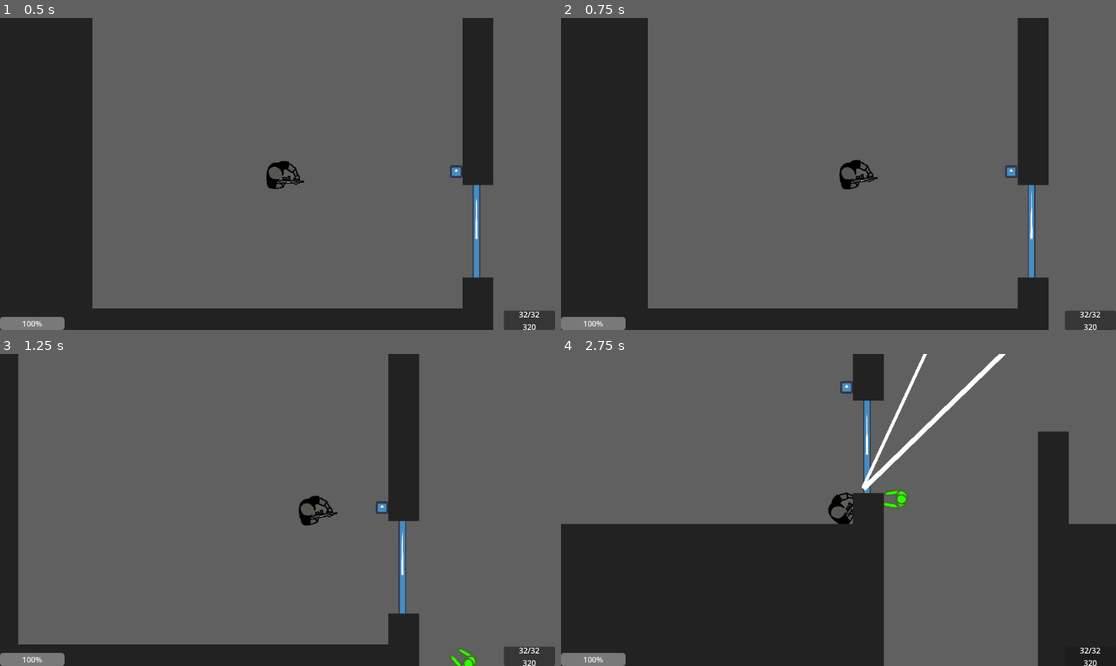
Above: before the commit, frames 1-4 (two rows, left to right).
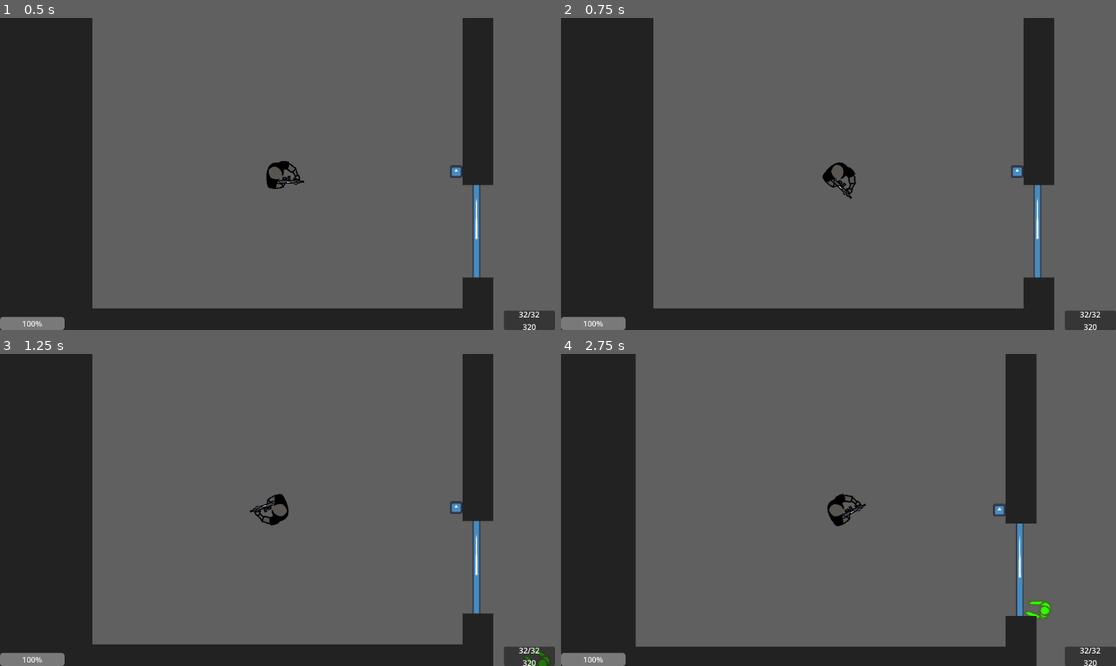
Above: after the commit, the same moments.

Repository: StinkStonks/final-top-down
Game: Godot game, scene res://Levels/c_test.tscn
Same seed, same stepped clock (60 frames per second), same inputs: the game is played once before the commit and once after it. This scene is started directly instead of the project's main scene. The engine's default icon, where the game draws it, is replaced by a stand-in: a white triangle on a blue panel in a dark square.
Inputs (mouse positions are in pixels of both pictures, inside the frame that each line leads up to):
- Up to frame 1 (0.5 s): no input
- Up to frame 2 (0.75 s): tap Enter at 0.5 s; move the mouse to (960, 158) at 0.52 s; hold D (right) from 0.53 s (still down); tap Q (switch_weapon) at 0.6 s
- Up to frame 3 (1.25 s): keep holding D (right)
- Up to frame 4 (2.75 s): move the mouse to (727, 525) at 1.27 s; release D (right) at 1.28 s; hold S (down) 1.28-2.03 s; tap E (interact) at 1.35 s; tap Q (switch_weapon) at 1.55, 2.3 s; move the mouse to (894, 441) at 2.02 s; press the mouse at (894, 441) at 2.03 s; hold D (right) from 2.03 s (still down)

Frame 1 is identical in both runs. In frame 2, 3.6% of the frame differs, in the area x 15-100%, y 0-100%; in frame 3, 22%; in frame 4, 42%, in the area x 0-100%, y 0-100%.

Commit message:
03DEC2025
Characters 2.0

Diff:
--- a/Prefabs/Characters/player.tscn
+++ b/Prefabs/Characters/player.tscn
@@ -1,6 +1,6 @@
 [gd_scene load_steps=10 format=3 uid="uid://ctignis256i7n"]
 
-[ext_resource type="Script" uid="uid://g2yi1fyf28rl" path="res://Scripts/Characters/player.gd" id="1_mcqfh"]
+[ext_resource type="Script" uid="uid://bj7ve82ije45q" path="res://Scripts/Characters/new_player.gd" id="1_ahvcc"]
 [ext_resource type="Texture2D" uid="uid://c8jmcab1o6ver" path="res://Sprites/Player/Character.png" id="2_r3efx"]
 [ext_resource type="Script" uid="uid://cp0k0t32wqrw4" path="res://Scripts/Components/weapon_holder.gd" id="3_25cl6"]
 [ext_resource type="Script" uid="uid://562jwjog0doo" path="res://Scripts/Components/health_manager.gd" id="3_r3efx"]
@@ -17,8 +17,7 @@
 collision_layer = 4
 collision_mask = 5
 motion_mode = 1
-script = ExtResource("1_mcqfh")
-enabled = true
+script = ExtResource("1_ahvcc")
 
 [node name="CollisionShape2D" type="CollisionShape2D" parent="."]
 shape = SubResource("CircleShape2D_qr7vc")
@@ -28,6 +27,8 @@
 [node name="Character" type="Sprite2D" parent="Graphics"]
 position = Vector2(21, 0)
 texture = ExtResource("2_r3efx")
+
+[node name="Head" type="Node2D" parent="."]
 
 [node name="WeaponHolder" type="Marker2D" parent="."]
 position = Vector2(15, 12)
--- /dev/null
+++ b/Scripts/Characters/character.gd
@@ -0,0 +1,68 @@
+@abstract
+extends CharacterBody2D
+class_name Character
+
+const DEFAULT_MOVE_SPEED : float = 50
+const DEFAULT_ACCEL : float = 0.1
+const DEFAULT_FRICTION : float = 0.1
+
+@onready var originial_speed : float = move_speed
+
+@export var move_speed : float = DEFAULT_MOVE_SPEED
+@export var rotate_speed : float = 4
+@export var accel : float = DEFAULT_ACCEL
+@export var friction : float = DEFAULT_FRICTION
+@export var head_limit_deg : float = 90
+@export var focus_rotate_speed : float = 10
+@onready var head = $Head
+
+var focused : bool = false
+
+signal _focused_changed(focus : bool)
+signal _focused
+signal _unfocused
+
+func _process(delta: float) -> void:
+	var desired_angle = (control_character_head() - head.global_position).angle()
+	var body_angle = global_rotation
+
+	var limit_rad = deg_to_rad(head_limit_deg)
+	var relative_angle = wrapf(desired_angle - body_angle, -PI, PI)
+	var clamped_relative = clamp(relative_angle, -limit_rad, limit_rad)
+	var final_angle = body_angle + clamped_relative
+
+	head.global_rotation = final_angle
+
+	if focused:
+		global_rotation = lerp_angle(global_rotation, head.global_rotation, focus_rotate_speed * delta)
+
+func _physics_process(delta: float) -> void:
+	var movement_input = control_character_body().normalized()
+	global_rotation += movement_input.x * rotate_speed * delta
+
+	if movement_input.y > 0:
+		velocity.x = lerp(velocity.x, movement_input.x, accel)
+	else:
+		velocity.x = lerpf(velocity.x, 0, friction)
+
+	velocity = transform.x * movement_input.y * move_speed
+
+	move_and_slide()
+
+func change_focus(new_focus : bool):
+	if new_focus != focused:
+		_focused_changed.emit(new_focus)
+		print(new_focus)
+
+	if !new_focus and focused:
+		focused = false
+		_unfocused.emit()
+	elif !focused and new_focus:
+		focused = true
+		_focused.emit()
+
+@abstract
+func control_character_body() -> Vector2
+
+@abstract
+func control_character_head() -> Vector2
--- /dev/null
+++ b/Scripts/Characters/enemy.gd
@@ -0,0 +1,37 @@
+extends Character
+class_name Enemy
+
+@onready var player : Player = get_tree().get_first_node_in_group('player')
+@onready var agent : NavigationAgent2D = $NavigationAgent2D
+
+var current_path_point : int = 0
+
+func _process(delta: float) -> void:
+	super(delta)
+
+func _physics_process(delta: float) -> void:
+	super(delta)
+
+func control_character_body() -> Vector2:
+	var output : Vector2 = Vector2.ZERO #X Turn Y Move
+
+	if set_target_position(player.global_position):
+		var angle_to_next_position : float = (agent.get_next_path_position() - global_position).angle()
+		var angle_diff : float = abs(angle_to_next_position - global_rotation)
+
+		angle_diff = abs(wrapf(angle_diff, -PI, PI))
+
+		if angle_diff < deg_to_rad(11):
+			print("facing")
+
+		output.x = angle_diff
+		output.y = 1
+
+	return output
+
+func control_character_head() -> Vector2:
+	return Vector2.ZERO
+
+func set_target_position(pos : Vector2) -> bool:
+	agent.target_position = pos
+	return agent.is_target_reachable()
--- /dev/null
+++ b/Scripts/Characters/new_player.gd
@@ -0,0 +1,35 @@
+extends Character
+class_name NewPlayer
+
+@onready var health_component : HealthComponent = $HealthComponent
+@onready var weapon_holder : WeaponHolder = $WeaponHolder
+
+@export var sprint_speed : float = DEFAULT_MOVE_SPEED * 1.2
+@export var focused_speed : float = DEFAULT_MOVE_SPEED * 0.25
+
+func _process(delta: float) -> void:
+	change_focus(Input.is_action_pressed("focus"))
+
+	if focused:
+		move_speed = focused_speed
+	elif !focused and is_sprinting():
+		move_speed = sprint_speed
+	else:
+		move_speed = originial_speed
+
+	super(delta)
+
+func control_character_body() -> Vector2:
+	if Input.is_action_just_pressed("reload"):
+		weapon_holder.reload_weapon()
+
+	if Input.is_action_just_pressed("switch_weapon"):
+		weapon_holder.switch_weapon()
+
+	return Input.get_vector("left", "right", "down", "up")
+
+func control_character_head() -> Vector2:
+	return get_global_mouse_position()
+
+func is_sprinting() -> bool:
+	return Input.is_action_pressed("sprint")
--- a/Scripts/Characters/zombie.gd
+++ b/Scripts/Characters/zombie.gd
@@ -28,7 +28,7 @@
 
 func update_ai():
 	if player_position_always_known:
-		var player : Player = get_tree().get_first_node_in_group("player")
+		var player : NewPlayer = get_tree().get_first_node_in_group("player")
 		agent.target_position = player.global_position
 
 func kill():
Not shown, added: Scripts/Characters/character.gd.uid
Not shown, added: Scripts/Characters/enemy.gd.uid
Not shown, added: Scripts/Characters/new_player.gd.uid
